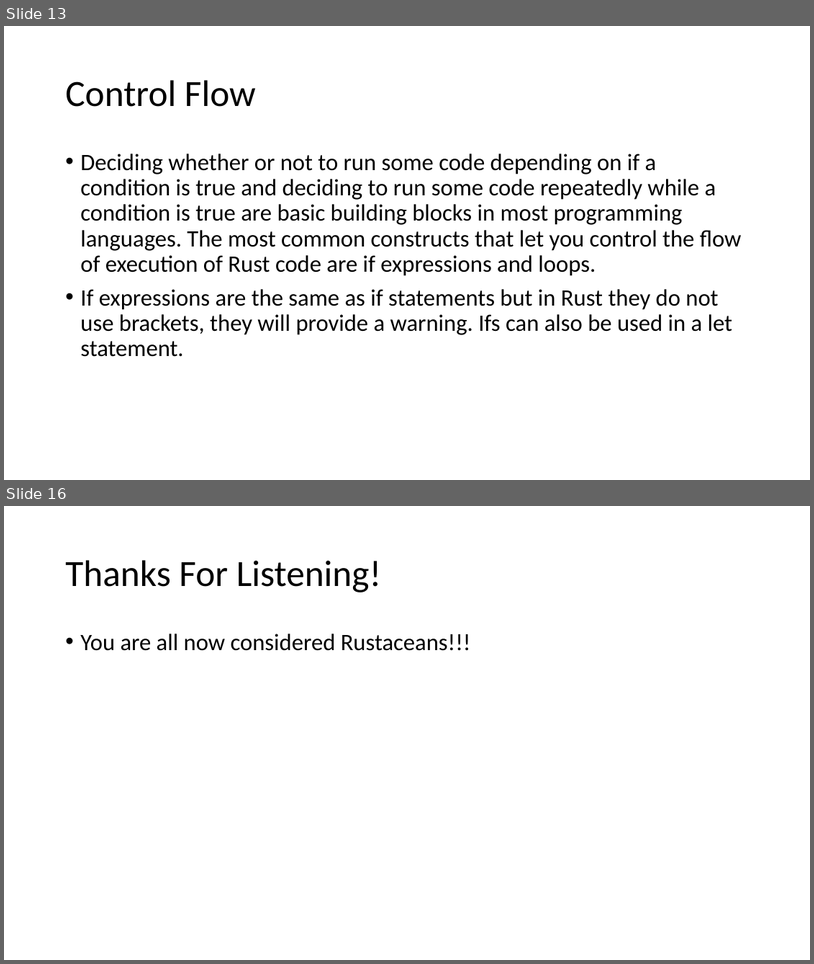
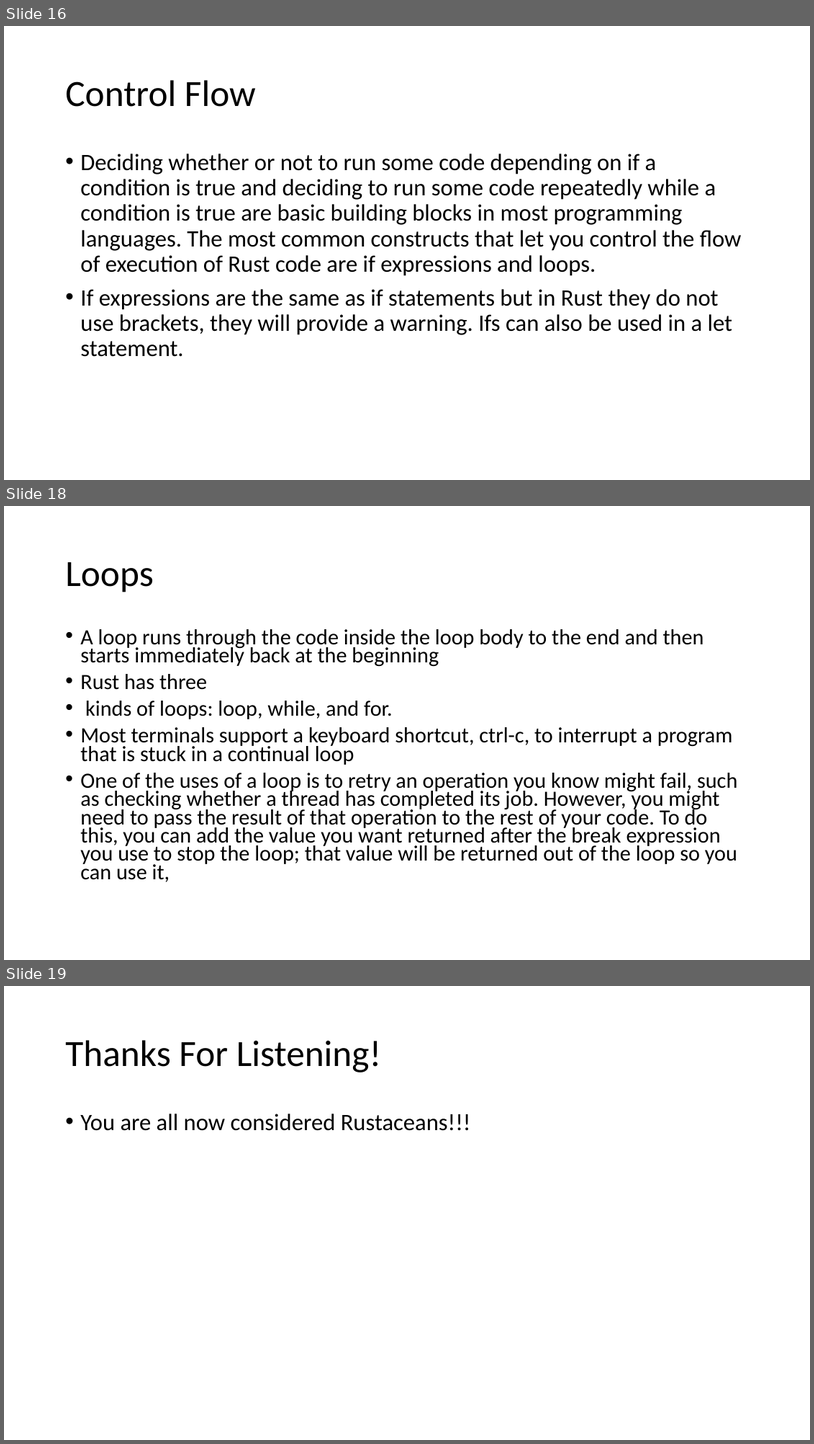
Before and after one commit to AlexbMitchelmore/WebDevRust, a slide deck: RUST.pptx. Shown one above the other, each under a label of ours: slides 13 and 16 before the commit, slides 16, 18 and 19 after it; the slides between them are not shown. The pictures are 814x964 and 814x1444 pixels, drawn with LibreOffice and Linux fonts; fonts in the diff are those of the drawing. Boxes give left, top, right and bottom in pixels: in the first picture for what was removed or moved away, otherwise in the second. Text is boxed around its words. In the diff, an @@ line names an element or a change of style, - is before the commit and + after.

```diff
--- a/RUST.pptx
+++ b/RUST.pptx
@@ slide 18 added at bbox=[4, 506, 810, 960], background #FFFFFF @@
@@ title added at bbox=[65, 562, 153, 592], 44 pt, text #000000 @@
+Loops
@@ text added at bbox=[80, 629, 738, 882], 25.9 pt, text #000000 @@
+• A loop runs through the code inside the loop body to the end and then starts immediately back at the beginning
+• Rust has three
+• kinds of loops: loop, while, and for.
+• Most terminals support a keyboard shortcut, ctrl-c, to interrupt a program that is stuck in a continual loop
+• One of the uses of a loop is to retry an operation you know might fail, such as checking whether a thread has completed its job. However, you might need to pass the result of that operation to the rest of your code. To do this, you can add the value you want returned after the break expression you use to stop the loop; that value will be returned out of the loop so you can use it,
@@ what was slide 13 is now slide 16 @@
@@ what was slide 16 is now slide 19 @@
```
Also in this commit, not shown: 3 slides changed, 5 other slides added, 3 slides removed, 1 other file.
